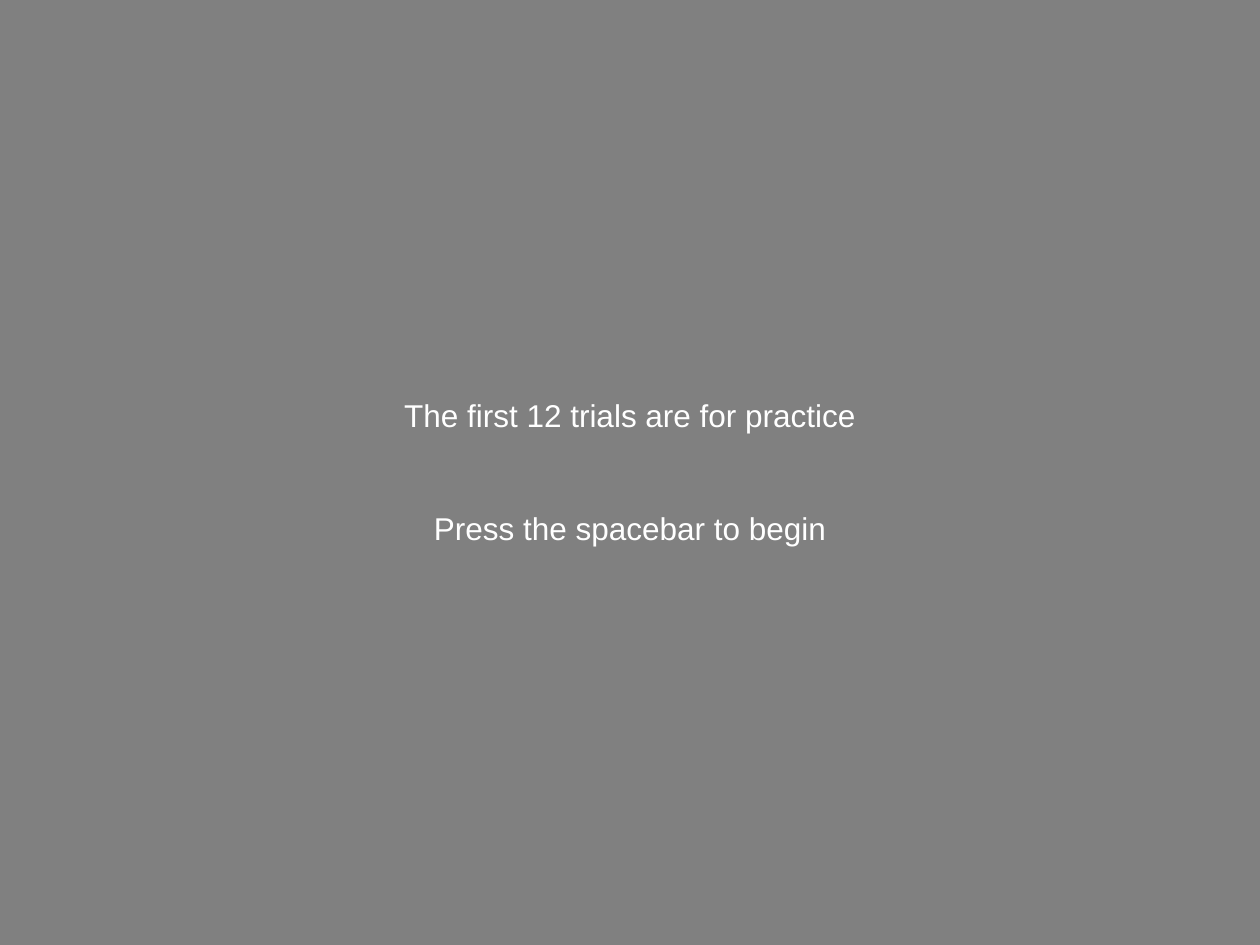
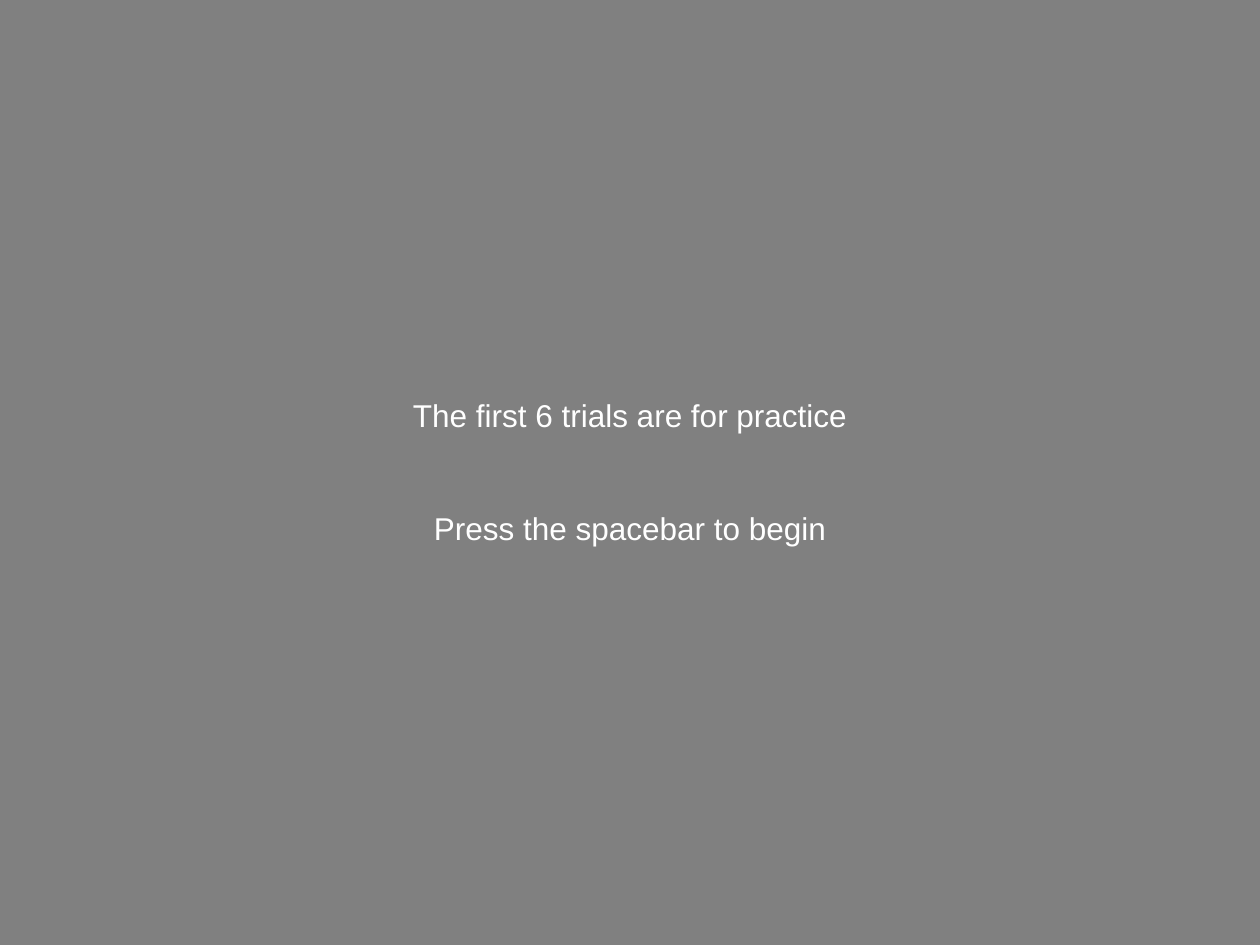
Before and after one commit to Roman-Belenya/psychophysics, a slide deck: slide 8 of images/instructions/instructions.pptx. Drawn at 1260x945 pixels with LibreOffice and Linux fonts; fonts in the diff are those of the drawing. Boxes give left, top, right and bottom in pixels: in the first picture for what was removed or moved away, otherwise in the second. Text is boxed around its words. In the diff, an @@ line names an element or a change of style, - is before the commit and + after.

```diff
--- a/images/instructions/instructions.pptx
+++ b/images/instructions/instructions.pptx
@@ text at (413, 404, 846, 433): text changed @@
-The first 12 trials are for practice
+The first 6 trials are for practice
```
Also in this commit, not shown: 1 other slide changed, 4 slides added, 1 slide removed, 9 other files.
